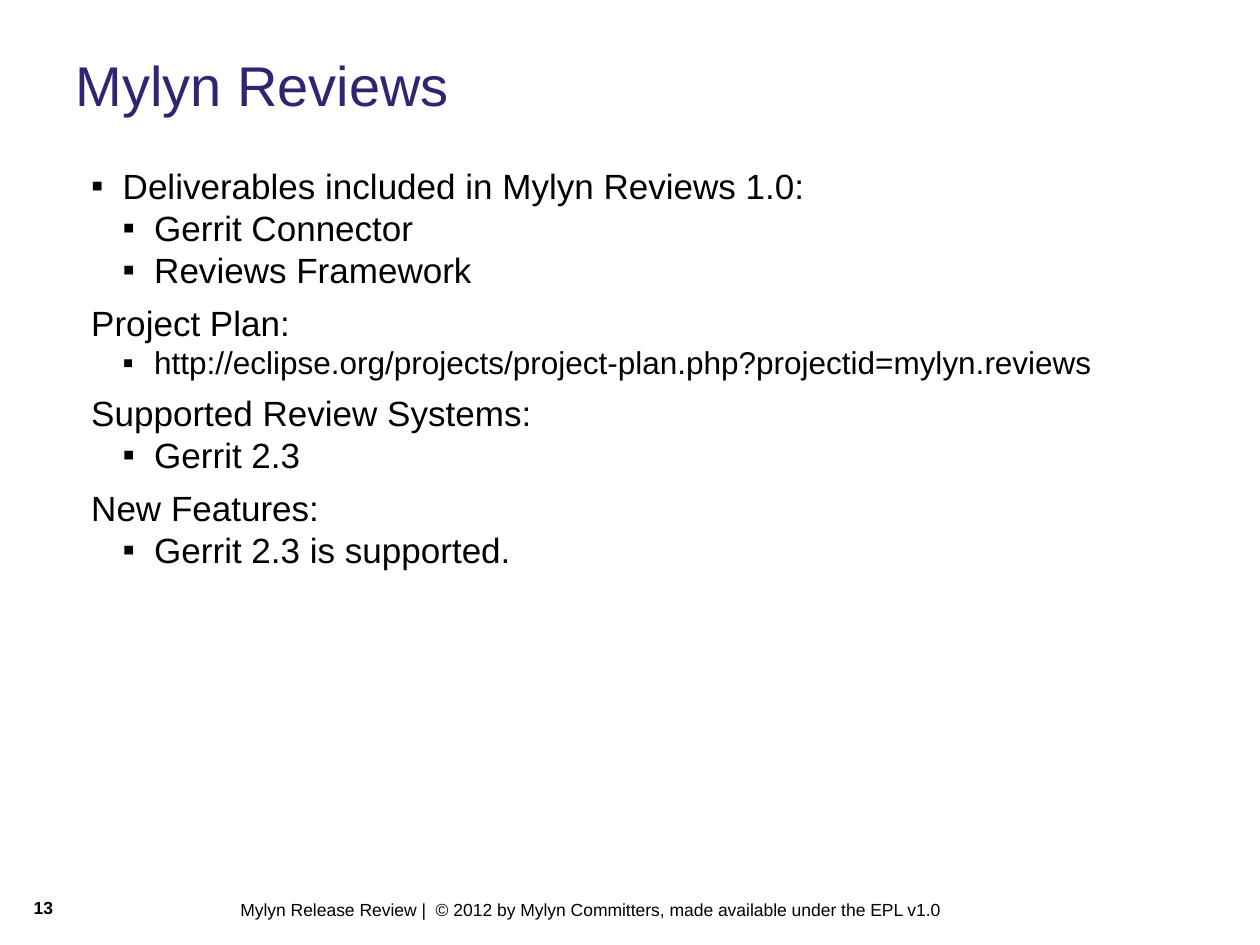
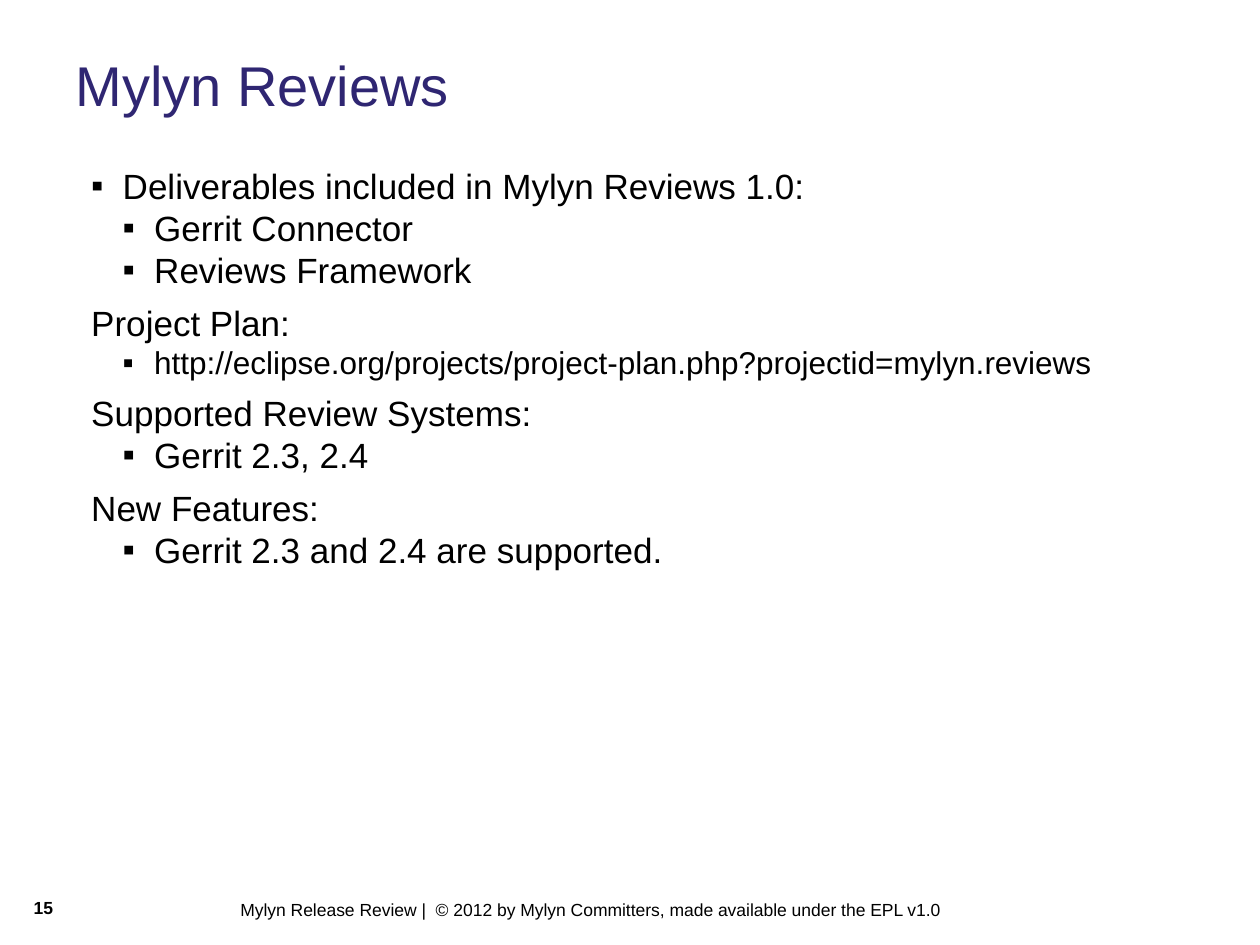
Before and after one commit to eclipse-mylyn/mylyn-website, a slide deck: slide 15 of publications/2012-06-mylyn-3.8-release-review.ppt (slide 13 before the commit). Drawn at 1260x945 pixels with LibreOffice and Linux fonts; fonts in the diff are those of the drawing; background and template pictures are left out. Boxes give left, top, right and bottom in pixels: in the first picture for what was removed or moved away, otherwise in the second. Text is boxed around its words. In the diff, an @@ line names an element or a change of style, - is before the commit and + after.

```diff
--- a/publications/2012-06-mylyn-3.8-release-review.ppt
+++ b/publications/2012-06-mylyn-3.8-release-review.ppt
@@ text at [154,442,369,473]: text changed @@
-  ▪ Gerrit 2.3
+  ▪ Gerrit 2.3, 2.4
@@ text at [154,537,662,570]: text changed @@
-  ▪ Gerrit 2.3 is supported.
+  ▪ Gerrit 2.3 and 2.4 are supported.
@@ page number at [34,902,53,914]: text changed @@
-13
+15
```
Also in this commit, not shown: 6 other slides changed, 2 slides added.
